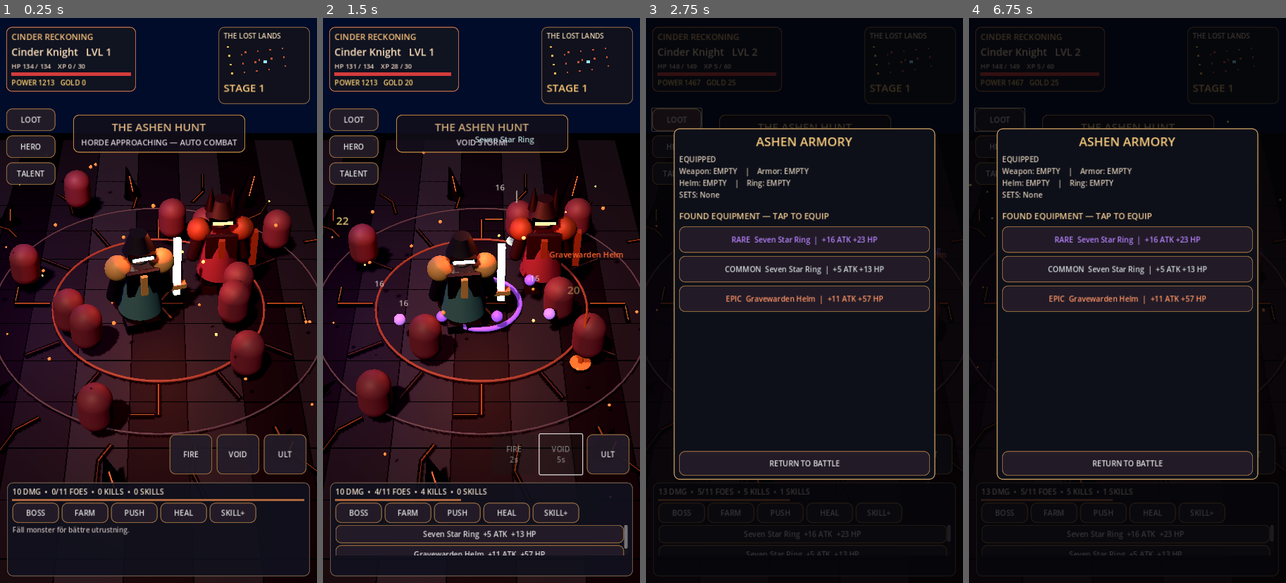
Above: before the commit, frames 1-4 (left to right).
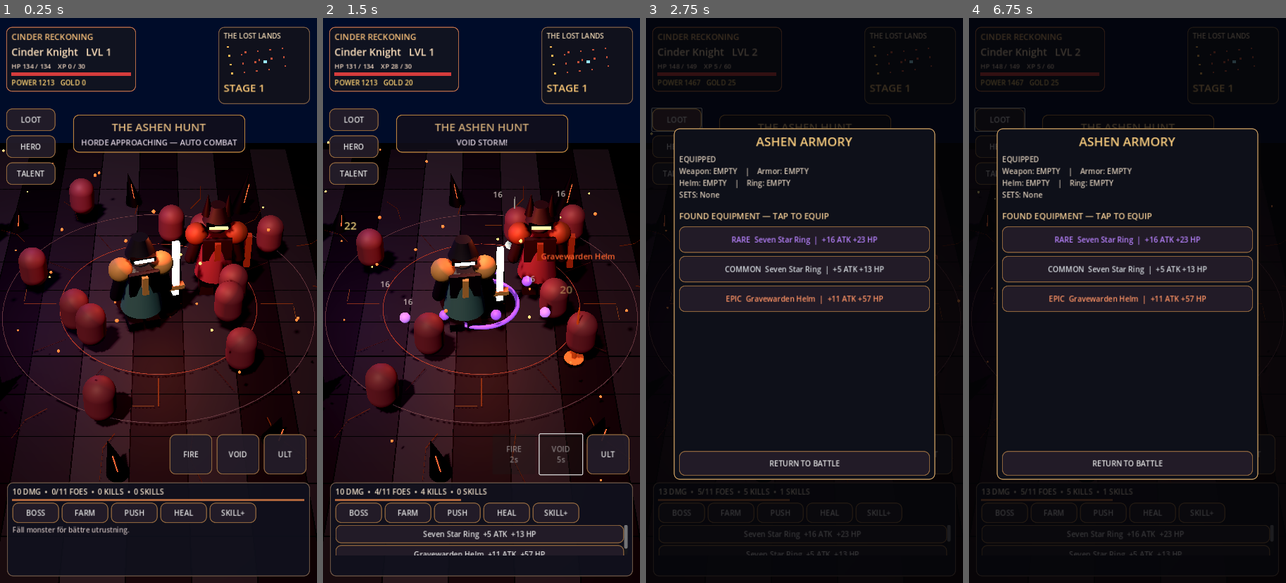
Above: after the commit, the same moments.

Repository: bananofil-wq/AshenIdle
Game: Godot game, scene res://scenes/main.tscn
Two runs of this game, one before a commit and one after it. Both use one fixed random seed, a clock stepped at 60 frames per second and the inputs below.
Inputs:
- Up to frame 1 (0.25 s): no input
- Up to frame 2 (1.5 s): click "FIRE" at 0.5 s; click "VOID" at 1.25 s
- Up to frame 3 (2.75 s): click "LOOT" at 2 s
- Up to frame 4 (6.75 s): click "HERO" at 2.75 s; click "TALENT" at 3.5 s; click "BOSS" at 4.25 s; click "FARM" at 5 s; click "PUSH" at 5.75 s; click "HEAL" at 6.5 s

The runs differ from the first frame. In frame 1, 13% of the frame differs, in the area x 0-100%, y 20-100%; in frame 2, 13%; in frame 3, 0.1%; in frame 4, 0.1%.

Commit message:
Polish boss framing, smooth ritual sigil and replace loot placeholders with detailed 3D items

Diff:
--- a/scripts/main.gd
+++ b/scripts/main.gd
@@ -166,7 +166,7 @@
     add_child(world)
 
     camera_ref = Camera3D.new()
-    camera_ref.position = Vector3(0.0, 13.4, 14.9)
+    camera_ref.position = Vector3(0.0, 14.1, 16.0)
     add_child(camera_ref)
     camera_ref.look_at(Vector3(0.0, 0.2, 0.0), Vector3.UP)
     camera_ref.fov = 40.0
@@ -364,8 +364,8 @@
     overlay.add_child(popup_shade)
 
     legendary_overlay = PanelContainer.new()
-    legendary_overlay.position = Vector2(96, (overlay.size.y - 567.0) * 0.5)
-    legendary_overlay.size = Vector2(528, 567)
+    legendary_overlay.position = Vector2(84, (overlay.size.y - 640.0) * 0.5)
+    legendary_overlay.size = Vector2(552, 640)
     legendary_overlay.z_index = 41
     legendary_overlay.visible = false
     legendary_overlay.add_theme_stylebox_override("panel", _skin(Color("0f1119"), Color("e2ad58")))
@@ -380,14 +380,14 @@
     leg_col.add_child(split)
     legendary_name = _label("", 26, Color("fff0bb"))
     legendary_name.horizontal_alignment = HORIZONTAL_ALIGNMENT_CENTER
-    legendary_name.custom_minimum_size = Vector2(480, 68)
+    legendary_name.custom_minimum_size = Vector2(492, 56)
     leg_col.add_child(legendary_name)
     var item_frame := SubViewportContainer.new()
-    item_frame.custom_minimum_size = Vector2(480, 120)
+    item_frame.custom_minimum_size = Vector2(490, 208)
     item_frame.stretch = true
     leg_col.add_child(item_frame)
     legendary_item_viewport = SubViewport.new()
-    legendary_item_viewport.size = Vector2i(480, 120)
+    legendary_item_viewport.size = Vector2i(490, 208)
     legendary_item_viewport.transparent_bg = true
     legendary_item_viewport.own_world_3d = true
     legendary_item_viewport.render_target_update_mode = SubViewport.UPDATE_ALWAYS
@@ -395,9 +395,9 @@
     legendary_item_display = Node3D.new()
     legendary_item_viewport.add_child(legendary_item_display)
     var item_camera := Camera3D.new()
-    item_camera.position = Vector3(2.8, 1.5, 3.2)
-    item_camera.look_at(Vector3(0, 0.4, 0), Vector3.UP)
-    item_camera.fov = 43
+    item_camera.position = Vector3(3.0, 1.5, 4.9)
+    item_camera.look_at(Vector3(0, 0.25, 0), Vector3.UP)
+    item_camera.fov = 35
     item_camera.current = true
     legendary_item_viewport.add_child(item_camera)
     var item_light := DirectionalLight3D.new()
@@ -414,8 +414,8 @@
     item_env_resource.ambient_light_energy = 0.7
     item_env.environment = item_env_resource
     legendary_item_viewport.add_child(item_env)
-    legendary_stats = _label("", 19, Color("eadcc9"))
-    legendary_stats.custom_minimum_size = Vector2(480, 175)
+    legendary_stats = _label("", 17, Color("eadcc9"))
+    legendary_stats.custom_minimum_size = Vector2(490, 142)
     leg_col.add_child(legendary_stats)
     var flavor := _label("Forged in the ashes of fallen worlds.", 15, Color("bca88d"))
     flavor.horizontal_alignment = HORIZONTAL_ALIGNMENT_CENTER
@@ -1005,7 +1005,7 @@
             var instance: Node3D = packed.instantiate() as Node3D
             if instance != null:
                 root.add_child(instance)
-                instance.scale = Vector3.ONE * (1.48 if elite else 0.66 if i % 4 != 2 else 0.77)
+                instance.scale = Vector3.ONE * (1.24 if elite else 0.66 if i % 4 != 2 else 0.77)
                 _play_animation(instance, ["Idle", "idle", "Walking_A", "Walking", "walk"])
         if root.get_child_count() == 0:
             var body := CapsuleMesh.new()
@@ -1065,6 +1065,7 @@
     var disc := _mesh(self, base, pos + Vector3(0, 0.08, 0), _bright(color))
     var label := _label(title, 18, color)
     label.size = Vector2(260, 36)
+    label.visible = false
     overlay.add_child(label)
     loot_beams.append({"mesh": mesh, "disc": disc, "label": label, "pos": pos, "time": 5.2})
     if loot_beams.size() > 12:
@@ -1080,6 +1081,7 @@
         return
     var label := _label(str(value), 25 if crit else 18, Color("ffdf83") if crit else Color("f3e2dc"))
     label.size = Vector2(135, 34)
+    label.visible = false
     overlay.add_child(label)
     hit_texts.append({"label": label, "pos": pos, "time": 0.84})
     if hit_texts.size() > 30:
@@ -1093,7 +1095,7 @@
         if not is_instance_valid(mob):
             continue
         var a := float(i) * 2.39996 + chaos_time * (0.2 if i % 2 == 0 else -0.17)
-        var r := 2.0 + float(i % 8) * 0.39
+        var r := (1.55 if bool(mob.get_meta("boss", false)) else 2.0 + float(i % 8) * 0.39)
         mob.position = Vector3(cos(a) * r, sin(chaos_time * 4.0 + float(i)) * 0.07, sin(a) * r)
         mob.rotation.y = a + PI
     for i in range(spell_fx.size() - 1, -1, -1):
@@ -1113,6 +1115,7 @@
         var label: Label = beam["label"]
         if camera_ref != null and is_instance_valid(label):
             var p := camera_ref.unproject_position(Vector3(beam["pos"]) + Vector3(0, 3.3, 0))
+            label.visible = p.y > 406.0 and p.y < overlay.size.y - 310.0 and p.x > 85.0 and p.x < overlay.size.x - 85.0
             label.position = p - Vector2(100, 14)
             label.modulate.a = clampf(float(beam["time"]), 0.0, 1.0)
         if float(beam["time"]) <= 0.0:
@@ -1193,7 +1196,7 @@
         root.queue_free()
         return _fighter(at, Color("a43f52") if enemy else Color("507b81"), enemy)
     root.add_child(model)
-    model.scale = Vector3.ONE * (0.72 if enemy else 1.05)
+    model.scale = Vector3.ONE * (0.72 if enemy else 0.98)
     model.rotation.y = PI
     _play_animation(model, ["Idle_A", "Idle", "idle"])
     return root
@@ -1229,13 +1232,9 @@
     var length := segment.length()
     if length < 0.05:
         return
-    var stone := BoxMesh.new()
-    stone.size = Vector3(width + 0.10, 0.025, length + 0.04)
-    var dark := _mesh(self, stone, (point_a + point_b) * 0.5 + Vector3(0, 0.078, 0), _mat(Color("0c0c13"), 0.11))
-    dark.rotation.y = atan2(segment.x, segment.z)
     var crack_mesh := BoxMesh.new()
-    crack_mesh.size = Vector3(width, 0.028, length)
-    var crack := _mesh(self, crack_mesh, (point_a + point_b) * 0.5 + Vector3(0, 0.094, 0), _mat(color.darkened(0.54), 0.0, true))
+    crack_mesh.size = Vector3(width * 0.72, 0.007, length)
+    var crack := _mesh(self, crack_mesh, (point_a + point_b) * 0.5 + Vector3(0, 0.078, 0), _mat(color.darkened(0.66), 0.0, true))
     crack.rotation.y = atan2(segment.x, segment.z)
 
 func _decorate_arena() -> void:
@@ -1243,11 +1242,11 @@
     # Geometry is intentionally inexpensive so GL Compatibility remains fast on Android.
     var ring := TorusMesh.new()
     ring.inner_radius = 2.68
-    ring.outer_radius = 2.74
+    ring.outer_radius = 2.70
     _mesh(self, ring, Vector3(0, 0.11, 0), _mat(Color("5d251f"), 0.1, true))
     var outer_ring := TorusMesh.new()
     outer_ring.inner_radius = 4.23
-    outer_ring.outer_radius = 4.27
+    outer_ring.outer_radius = 4.25
     _mesh(self, outer_ring, Vector3(0, 0.105, 0), _mat(Color("37252d"), 0.1, true))
     for mark_i in range(12):
         var a := TAU * float(mark_i) / 12.0
@@ -1371,23 +1370,83 @@
     for child in legendary_item_display.get_children():
         child.queue_free()
     legendary_item_display.rotation = Vector3.ZERO
+    # Actual 3D equipment art instead of a distant low-detail imported placeholder.
+    var preview_root := Node3D.new()
+    legendary_item_display.add_child(preview_root)
+    preview_root.rotation.z = -0.11
+    var slot: String = str(item.get("slot", "Weapon"))
     var name: String = str(item.get("name", "")).to_lower()
-    var model_name := "sword_2handed"
-    if name.contains("staff") or name.contains("scepter"):
-        model_name = "staff"
-    elif name.contains("dagger") or name.contains("ring"):
-        model_name = "dagger"
-    var asset_path := "res://assets/weapons/" + model_name + ".gltf"
-    if ResourceLoader.exists(asset_path):
-        var packed: PackedScene = load(asset_path) as PackedScene
-        if packed != null:
-            var weapon: Node3D = packed.instantiate() as Node3D
-            if weapon != null:
-                legendary_item_display.add_child(weapon)
-                weapon.scale = Vector3.ONE * 2.2
-                weapon.position = Vector3(0, -0.75, 0)
-                return
-    # Mesh fallback if asset import fails: no blank loot card.
-    var blade := _box(legendary_item_display, Vector3(0.18, 1.80, 0.11), Vector3(0, 0.55, 0), Color("d5e3ec"), true)
-    blade.rotation.z = 0.2
-    _box(legendary_item_display, Vector3(0.67, 0.12, 0.16), Vector3(0, -0.12, 0), Color("f2be61"), true)
+    var element: String = str(item.get("element", "FIRE")).to_upper()
+    var gem_color := Color("ff873d")
+    if element == "VOID":
+        gem_color = Color("aa73f0")
+    elif element == "FROST":
+        gem_color = Color("73e1f5")
+    elif element == "LIGHTNING":
+        gem_color = Color("ffe388")
+    # Floating circular etched seal frames every legendary item.
+    var seal := TorusMesh.new()
+    seal.inner_radius = 1.17
+    seal.outer_radius = 1.185
+    var halo := _mesh(preview_root, seal, Vector3(0, 0.16, -0.55), _mat(gem_color.darkened(0.73), 0.0, true))
+    halo.rotation.x = PI / 2.0
+    var seal_inner := TorusMesh.new()
+    seal_inner.inner_radius = 0.91
+    seal_inner.outer_radius = 0.921
+    var halo_inner := _mesh(preview_root, seal_inner, Vector3(0, 0.16, -0.57), _mat(Color("63513f"), 0.65))
+    halo_inner.rotation.x = PI / 2.0
+    if slot == "Ring":
+        var ring := TorusMesh.new()
+        ring.inner_radius = 0.48
+        ring.outer_radius = 0.69
+        var ring_mesh := _mesh(preview_root, ring, Vector3(0, 0.12, 0), _mat(Color("d4a34c"), 0.8))
+        ring_mesh.rotation.x = PI / 2.0
+        _sphere_part(preview_root, 0.29, Vector3(0, 0.77, 0.12), gem_color).material_override = _bright(gem_color)
+        for i in range(5):
+            var a := PI * float(i) / 4.0
+            _sphere_part(preview_root, 0.055, Vector3(cos(a) * 0.63, sin(a) * 0.63 + 0.12, 0.18), Color("eec67c"))
+    elif slot == "Helm":
+        _cone(preview_root, 0.62, 0.48, 0.85, Vector3(0, 0.10, 0), Color("3d4758"))
+        _cone(preview_root, 0.54, 0.04, 0.82, Vector3(0, 0.82, 0), Color("adb8c8"))
+        _box(preview_root, Vector3(1.33, 0.15, 0.43), Vector3(0, -0.19, 0.20), Color("bd8c4d"))
+        _box(preview_root, Vector3(0.85, 0.14, 0.16), Vector3(0, 0.19, 0.43), Color("151826"))
+        _sphere_part(preview_root, 0.20, Vector3(0, 0.51, 0.42), gem_color).material_override = _bright(gem_color)
+        for side in [-1, 1]:
+            var horn := _cone(preview_root, 0.17, 0.01, 0.76, Vector3(float(side) * 0.46, 0.87, 0), Color("ddcbb2"))
+            horn.rotation.z = float(side) * 0.29
+    elif slot == "Armor":
+        _cone(preview_root, 0.82, 0.56, 1.65, Vector3(0, 0, 0), Color("435265"))
+        _box(preview_root, Vector3(0.88, 1.12, 0.19), Vector3(0, 0.15, 0.50), Color("7c8794"))
+        _box(preview_root, Vector3(0.70, 0.10, 0.22), Vector3(0, -0.49, 0.54), Color("c89e5d"))
+        for side in [-1, 1]:
+            var shoulder := _sphere_part(preview_root, 0.40, Vector3(float(side) * 0.77, 0.63, 0.0), Color("354150"))
+            shoulder.scale = Vector3(1.35, 0.78, 1.0)
+            var rivet := _sphere_part(preview_root, 0.075, Vector3(float(side) * 0.80, 0.72, 0.38), Color("e0ae6d"))
+        var breast_gem := _sphere_part(preview_root, 0.22, Vector3(0, 0.29, 0.66), gem_color)
+        breast_gem.material_override = _bright(gem_color)
+    elif name.contains("staff") or name.contains("scepter"):
+        var wood := _cone(preview_root, 0.08, 0.11, 2.35, Vector3(0, 0.05, 0), Color("563b34"))
+        var shaft := _box(preview_root, Vector3(0.16, 0.16, 0.16), Vector3(0, -0.72, 0), Color("d4a557"))
+        var mount := _cone(preview_root, 0.35, 0.09, 0.61, Vector3(0, 1.04, 0), Color("c2a272"))
+        var crystal := _sphere_part(preview_root, 0.36, Vector3(0, 1.40, 0), gem_color)
+        crystal.scale = Vector3(0.75, 1.48, 0.72)
+        crystal.material_override = _bright(gem_color)
+        for side in [-1, 1]:
+            var spur := _cone(preview_root, 0.08, 0.015, 0.66, Vector3(float(side) * 0.27, 0.96, 0), Color("c99b57"))
+            spur.rotation.z = float(side) * 0.65
+    else:
+        # Detailed greatsword: broad two-tone blade, gold crossguard, glowing runic core.
+        var grip := _cone(preview_root, 0.10, 0.11, 0.77, Vector3(0, -0.77, 0), Color("594039"))
+        _sphere_part(preview_root, 0.15, Vector3(0, -1.19, 0), Color("d1a15e"))
+        _box(preview_root, Vector3(1.11, 0.15, 0.23), Vector3(0, -0.33, 0), Color("c7a05b"))
+        for side in [-1, 1]:
+            var quillon := _cone(preview_root, 0.11, 0.02, 0.47, Vector3(float(side) * 0.60, -0.21, 0), Color("d2ac6c"))
+            quillon.rotation.z = float(side) * -1.15
+        var blade_mesh := BoxMesh.new()
+        blade_mesh.size = Vector3(0.42, 1.54, 0.12)
+        _mesh(preview_root, blade_mesh, Vector3(0, 0.50, 0), _mat(Color("9ba9bc"), 0.8))
+        _box(preview_root, Vector3(0.13, 1.39, 0.16), Vector3(0, 0.47, 0.02), Color("dae5ed"))
+        _cone(preview_root, 0.275, 0.005, 0.72, Vector3(0, 1.56, 0), Color("d1ddeb"))
+        _box(preview_root, Vector3(0.065, 1.11, 0.03), Vector3(0, 0.45, 0.11), gem_color, true)
+        var gem := _sphere_part(preview_root, 0.15, Vector3(0, -0.31, 0.19), gem_color)
+        gem.material_override = _bright(gem_color)
